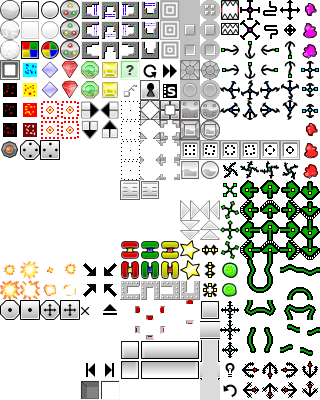
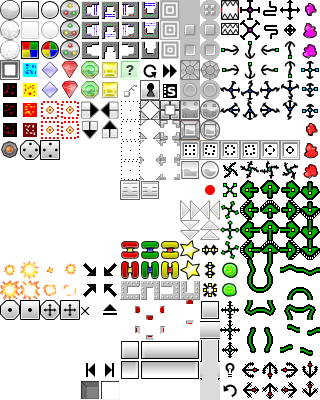
Two versions of the same layered image (320x400). Layer-by-layer changes:
painted on "Capa nueva#1" over <box>205,185,215,195</box>
